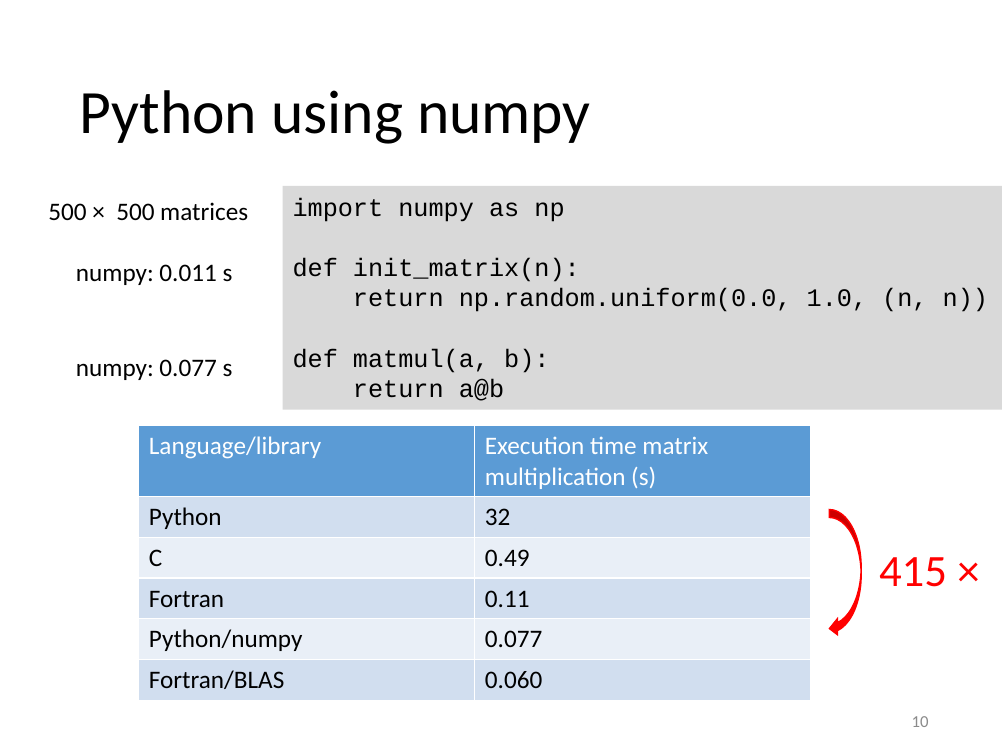
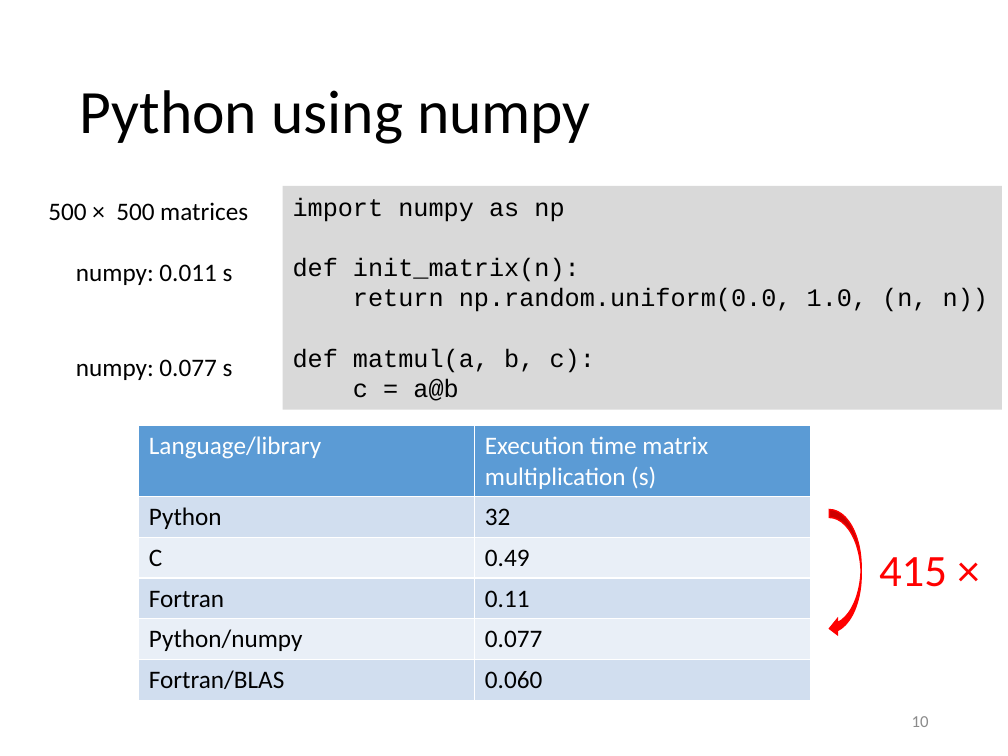
Before and after one commit to gjbex/Python-for-HPC, a slide deck: slide 10 of python_for_hpc.pptx. Drawn at 1008x756 pixels with LibreOffice and Linux fonts; fonts in the diff are those of the drawing. Boxes give left, top, right and bottom in pixels: in the first picture for what was removed or moved away, otherwise in the second. Text is boxed around its words. In the diff, an @@ line names an element or a change of style, - is before the commit and + after.

Commit message:
Fix typos

```diff
--- a/python_for_hpc.pptx
+++ b/python_for_hpc.pptx
@@ text in rectangle at [293,348,595,401]: text changed @@
-def matmul(a, b):
-return a@b
+def matmul(a, b, c):
+c = a@b
```
Also in this commit, not shown: 1 other slide changed.
